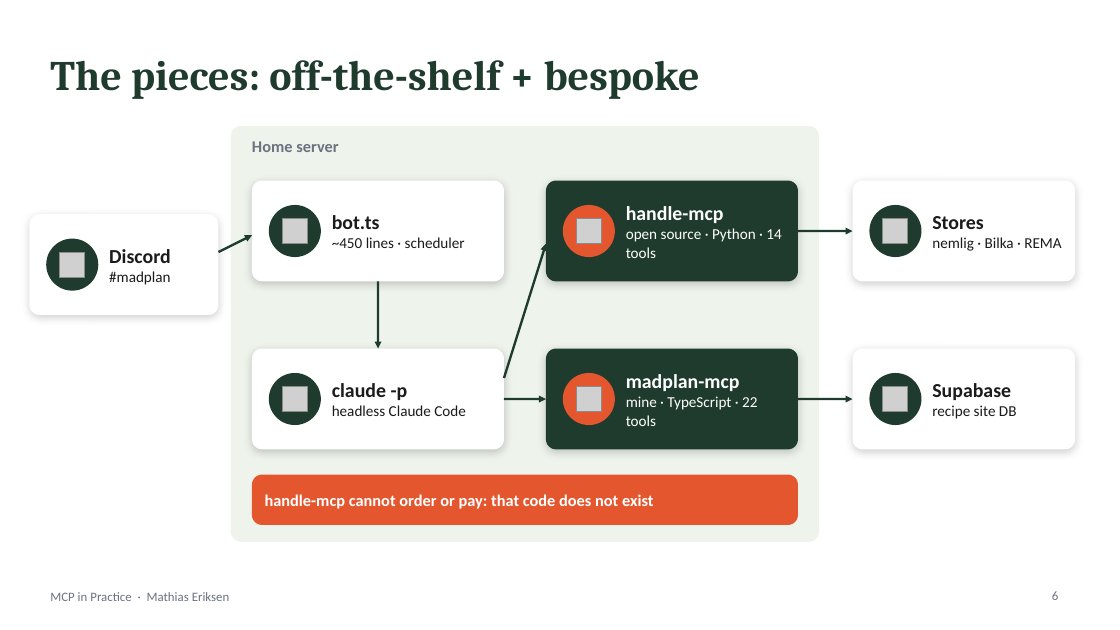
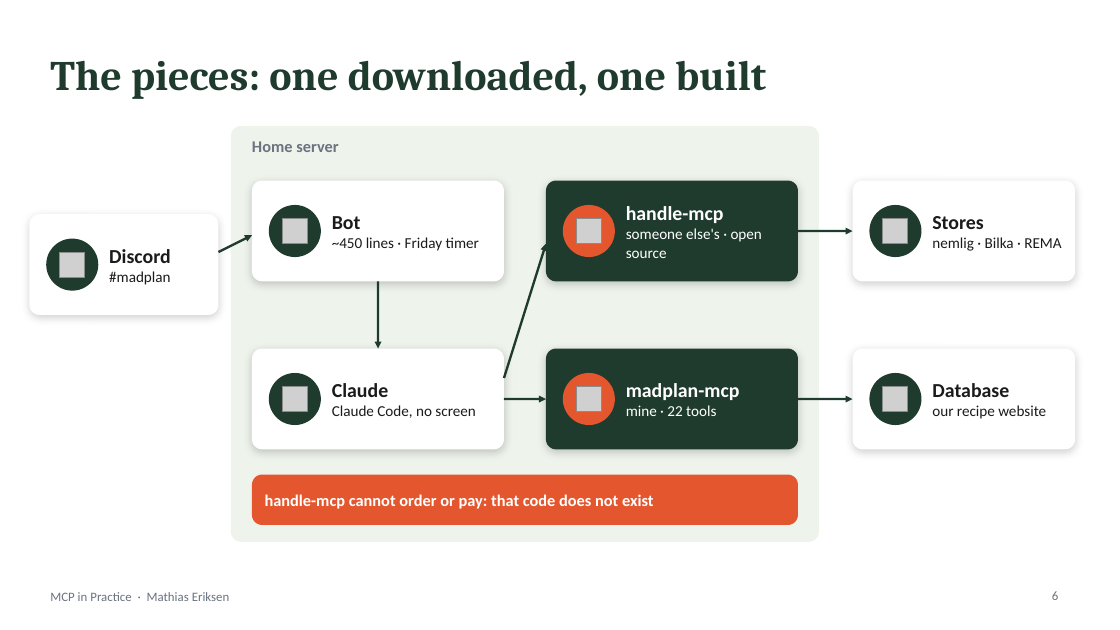
Before and after one commit to MSvante/public-speaking, a slide deck: slide 6 of madplan-agent/slides/mcp-in-practice.pptx. Drawn at 1120x630 pixels with LibreOffice and Linux fonts; fonts in the diff are those of the drawing; grey boxes stand for pictures. Boxes give left, top, right and bottom in pixels: in the first picture for what was removed or moved away, otherwise in the second. Text is boxed around its words. In the diff, an @@ line names an element or a change of style, - is before the commit and + after.

```diff
--- a/madplan-agent/slides/mcp-in-practice.pptx
+++ b/madplan-agent/slides/mcp-in-practice.pptx
@@ title at <box>50,60,766,99</box>: text changed @@
-The pieces: off-the-shelf + bespoke
+The pieces: one downloaded, one built
@@ text at <box>332,216,479,251</box>: text changed @@
-bot.ts
-~450 lines · scheduler
+Bot
+~450 lines · Friday timer
@@ text at <box>626,228,762,258</box>: text changed @@
-open source · Python · 14 tools
+someone else's · open source
@@ text at <box>332,383,475,418</box>: text changed @@
-claude -p
-headless Claude Code
+Claude
+Claude Code, no screen
@@ text at <box>932,383,1046,419</box>: text changed @@
-Supabase
-recipe site DB
+Database
+our recipe website
@@ text at <box>626,405,716,416</box>: text changed @@
-mine · TypeScript · 22 tools
+mine · 22 tools
```
Also in this commit, not shown: 2 other slides changed, 4 slides added, 4 slides removed, 2 other files.
